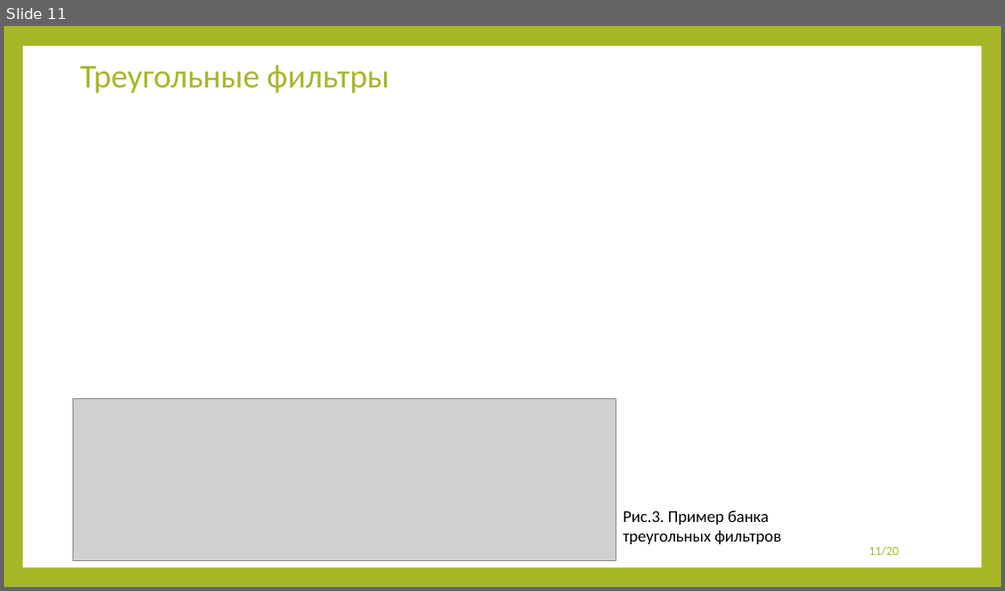
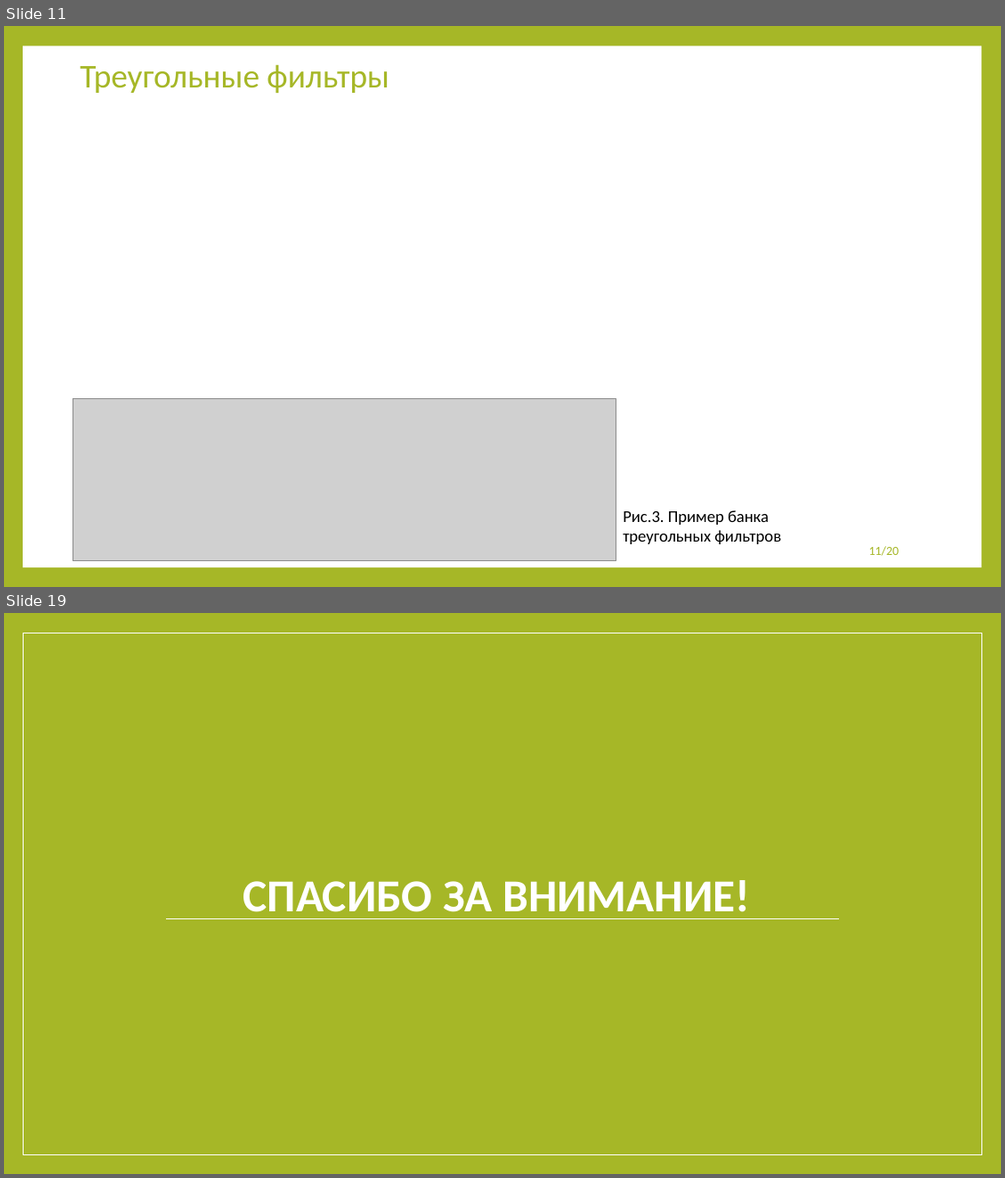
Before and after one commit to 13Fire13nyu/MasterDegree, a slide deck: presentation/presentation.pptx. Shown one above the other, each under a label of ours: slide 11 before the commit, slides 11 and 19 after it; the slides between them are not shown. The pictures are 1005x591 and 1005x1178 pixels, drawn with LibreOffice and Linux fonts; fonts in the diff are those of the drawing; grey boxes stand for pictures. Boxes give left, top, right and bottom in pixels: in the first picture for what was removed or moved away, otherwise in the second. Text is boxed around its words. In the diff, an @@ line names an element or a change of style, - is before the commit and + after.

```diff
--- a/presentation/presentation.pptx
+++ b/presentation/presentation.pptx
@@ slide 19 added at bbox=[4, 613, 1001, 1174], background #A6B727 @@
@@ rectangle added at bbox=[23, 633, 981, 1154], fill #A6B727, outline #FFFFFF 1 pt @@
@@ title added at bbox=[243, 880, 750, 919], 44 pt, text #FFFFFF, bold @@
+СПАСИБО ЗА ВНИМАНИЕ!
@@ line added from (165, 918) to (839, 918), #FFFFFF 0.79 pt @@
```
Also in this commit, not shown: 5 slides changed, 3 other slides added.
